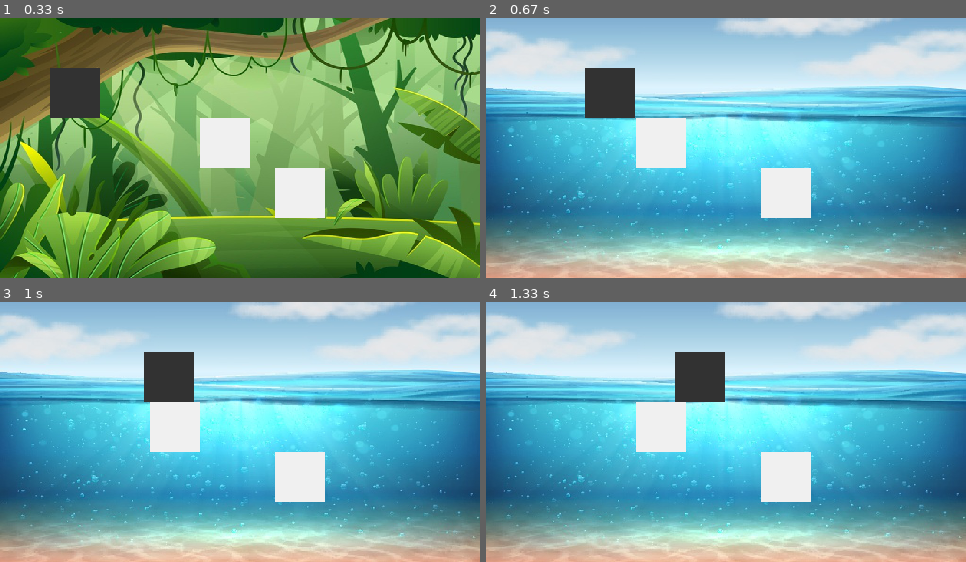
Above: before the commit, frames 1-4 (two rows, left to right).
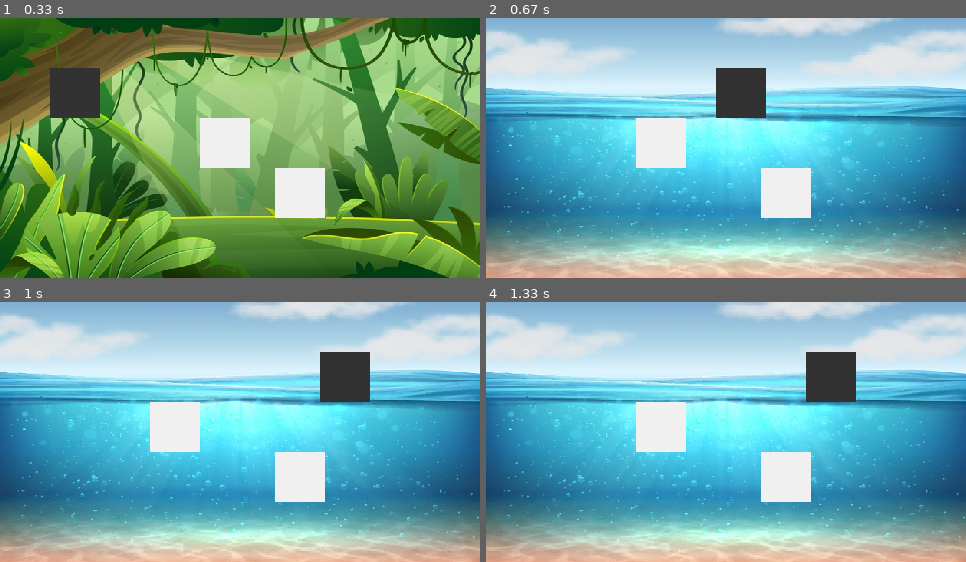
Above: after the commit, the same moments.

Repository: finnstamer/pygameInformatik
Game: pygame game, started from game.py
The game is run twice, just before and just after one commit, with the same random seed, the same clock (stepped at 60 frames per second) and the same inputs.
Inputs:
- Up to frame 1 (0.33 s): no input
- Up to frame 2 (0.67 s): hold Space from 0.33 s (still down); hold Right from 0.33 s (still down)
- Up to frame 3 (1 s): release Space at 0.8 s; release Right at 0.8 s; hold Esc from 0.83 s (still down); hold Right from 0.83 s (still down)
- Up to frame 4 (1.33 s): release Esc at 1.3 s; release Right at 1.3 s

Frame 1 is identical in both runs. In frame 2, 4.0% of the frame differs, in the area x 20-59%, y 19-39%; in frame 3, 4.0%; in frame 4, 4.0%.

Commit message:
Removed Synchronized Movement
For performance reasons

Diff:
--- a/base/core/Dependencies/Controls.py
+++ b/base/core/Dependencies/Controls.py
@@ -1,10 +1,10 @@
 import pygame
-from pygame.constants import K_LEFT, K_RIGHT, K_SPACE, K_UP, K_DOWN
+from pygame.constants import K_ESCAPE, K_LEFT, K_RIGHT, K_SPACE, K_UP, K_DOWN
 from base.core.Event.Event import Event
 
 from base.core.Event.Events import Events
 class Controls():
-    keys = {"left": False, "right": False, "up": False, "down": False, "space": False}
+    keys = {"left": False, "right": False, "up": False, "down": False, "space": False, "escape": False}
 
     def __init__(self) -> None:
         Events.subscribe(self, "game.dependency.tick")
@@ -33,6 +33,8 @@
             Controls.keys["down"] = True
         if pressed == K_SPACE:
             Controls.keys["space"] = True
+        if pressed == K_ESCAPE:
+            Controls.keys["escape"] = True
 
     @staticmethod
     def updateControlsReleased(released):
@@ -46,3 +48,5 @@
             Controls.keys["down"] = False
         if released == K_SPACE:
             Controls.keys["space"] = False
+        if released == K_ESCAPE:
+            Controls.keys["escape"] = False
--- a/base/core/Game.py
+++ b/base/core/Game.py
@@ -1,4 +1,5 @@
 import pygame
+import sys
 from typing import Any, Dict, List
 from base.core.Dependencies.Controls import Controls
 from base.core.Event.Event import Event
@@ -11,22 +12,23 @@
 class Game():
     tickDelta = 0
     dependencies: List[Any] = []
+    level: Level = Level(-1, [])
 
     def __init__(self) -> None:
         self.active = True
         self.notes: Dict[str, Any] = {}
         self.levels: Dict[int, Level] = {}
-        self.level = {}
-        Events.subscribe(self, "game.stop", "game.level.switch", "G_REM", "G_SETN", "G_GETN")
-        Events.acceptRequest("G_ALLOW_MOVE", self.allowMove)
+        Events.subscribe(self, "game.stop", "game.level.switch")
+        # Events.acceptRequest("game.level.movement.allow", lambda o,p: self.level.allowMove(o, p))
 
     def receiveEvent(self, event: Event):
         name = event.name
         if name == "game.stop":
             self.active = False
+            pygame.quit()
+            exit()
         if name == "game.level.switch":
             self.setLevel(event.value)
-        pass
 
     # Verknüpfe unabhängige Dependencies mit dem Game Lifecycle
     # Diese werden vor dem game.start Event geladen.
@@ -67,18 +69,10 @@
 
     def setLevel(self, id: int):
         if isinstance(self.level, Level):
-            self.level.deactivate()
+            Game.level.deactivate()
 
         if id in self.levels:
-            self.level = self.levels[id]
-            self.level.activate()
+            Game.level = self.levels[id]
+            Game.level.activate()
             return
         raise LookupError(f"Level {id} not found.")
-
-    def allowMove(self, obj: GameObject, pos: pygame.Vector2):
-        solidObjs = filter(lambda x: x != obj, self.level.allSolidObjects())
-        movedRect = obj.cRect.get(pos, pygame.Vector2(pos.x + obj.cRect.width, pos.y + obj.cRect.height)).toPyRect()
-        for obj in solidObjs:
-            if obj.collidesWith(movedRect):
-                return False
-        return True
--- a/base/core/Level/Level.py
+++ b/base/core/Level/Level.py
@@ -1,7 +1,9 @@
 from functools import reduce
 from typing import List
+import pygame
 
 from pygame.sprite import groupcollide
+from base.object.GameObject import GameObject
 from base.object.Group import Group
 
 
@@ -23,3 +25,11 @@
 
     def allSolidObjects(self):
         return filter(lambda x: x.solid, self.allObjects())
+
+    def allowMove(self, obj: GameObject, pos: pygame.Vector2) -> bool:
+        solidObjs = filter(lambda x: x != obj, self.allSolidObjects())
+        movedRect = obj.cRect.get(pos, pygame.Vector2(pos.x + obj.cRect.width, pos.y + obj.cRect.height)).toPyRect()
+        for obj in solidObjs:
+            if obj.collidesWith(movedRect):
+                return False
+        return True
--- a/base/object/MovableObject.py
+++ b/base/object/MovableObject.py
@@ -12,15 +12,15 @@
 
     # Bewegt das Objekt direkt zu einer Position, wenn es dort nicht blockiert wird.
     def move(self, pos: pygame.Vector2):
-        if Events.request("G_ALLOW_MOVE", self, pos):
+        if Game.level.allowMove(self, pos):
             self.updatePos(pos)
 
     # Bewegt das Objekt bis zu den weitesten Step, der das Objekt mit keinem anderen solidem Objekt kollidieren lässt.
     def moveByDelta(self, steps=0, x=True):
-        moves = list(map(lambda s: pygame.Vector2(self.pos.x + (s * Game.tickDelta) if x else self.pos.x, self.pos.y + (s * Game.tickDelta) if not x else self.pos.y), range(0, steps, 1 if steps > 0 else -1)))
+        moves = list(map(lambda s: pygame.Vector2(self.pos.x + s if x else self.pos.x, self.pos.y + s if not x else self.pos.y), range(0, steps, 1 if steps > 0 else -1)))
 
         for i in range(len(moves)):
             pos = moves[i]
-            if Events.request("G_ALLOW_MOVE", self, pos) == False and i > 0:
+            if Game.level.allowMove(self, pos) == False and i > 0:
                 return self.updatePos(moves[i - 1])
         self.updatePos(moves[-1])
--- a/base/player/Player.py
+++ b/base/player/Player.py
@@ -15,7 +15,7 @@
         self.solid = True
         self.height = 50
         self.width = 50
-        self.speed = 150
+        self.speed = 10
         Game.use(Controls)
         Events.subscribe(self, "game.tick")
 
@@ -25,6 +25,8 @@
             self.control(keys)
             if keys["space"]:
                 Events.dispatch("game.level.switch", 2)
+            if keys["escape"]:
+                Events.disconnect("game.stop")
 
     def control(self, keys: Dict[str, bool]):
         if keys["left"]:
